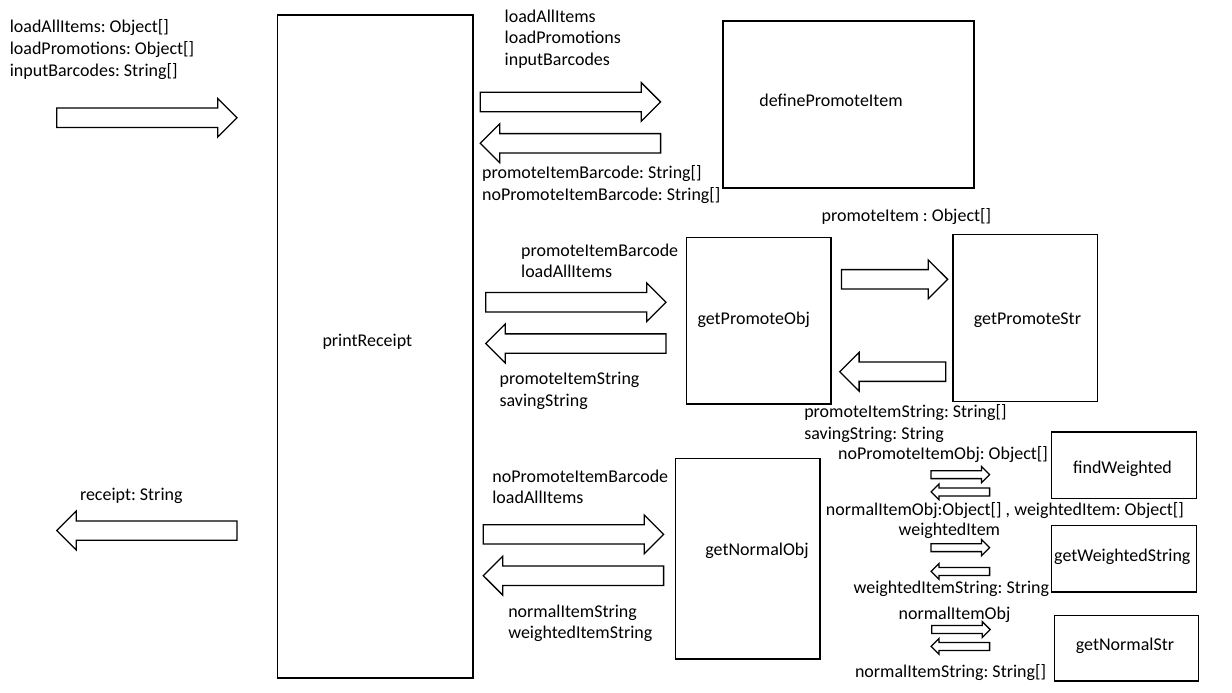
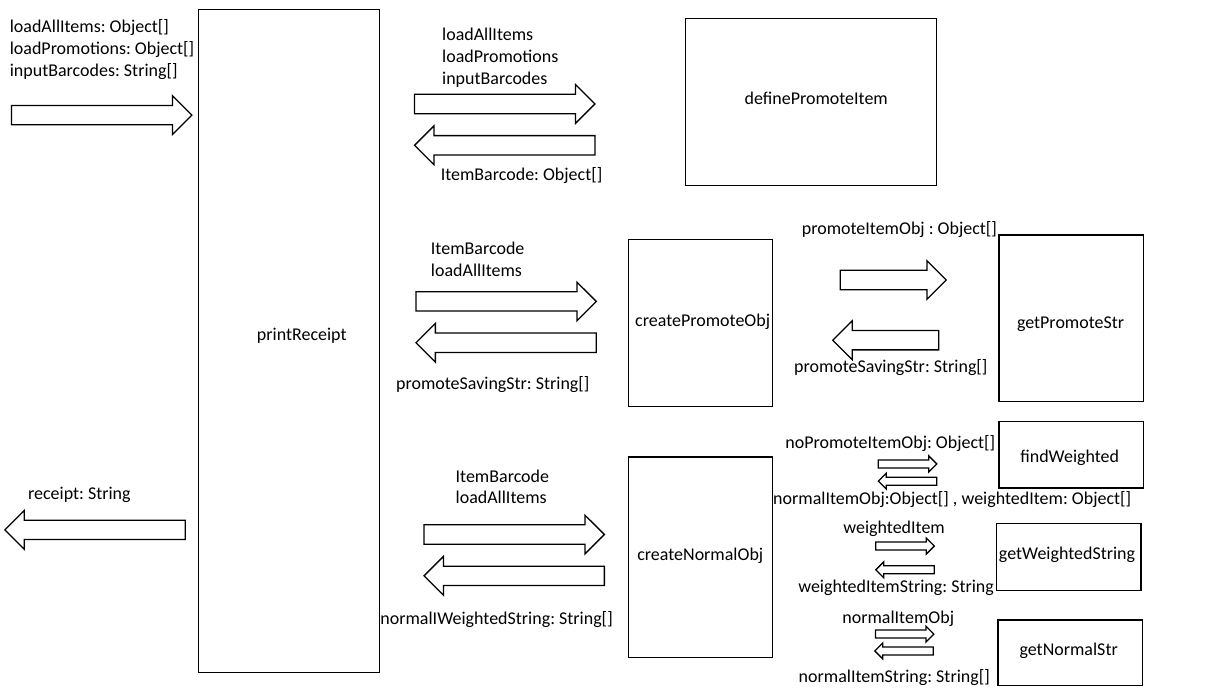
Before and after one commit to rexlo317/printReceipt, a slide deck: slide 1 of Presentation1.pptx. Drawn at 1232x693 pixels with LibreOffice and Linux fonts; fonts in the diff are those of the drawing. Boxes give left, top, right and bottom in pixels: in the first picture for what was removed or moved away, otherwise in the second. Text is boxed around its words. In the diff, an @@ line names an element or a change of style, - is before the commit and + after.

```diff
--- a/Presentation1.pptx
+++ b/Presentation1.pptx
@@ rectangle: place and size @@
-rectangle at [277,15,473,678]
+rectangle at [199,9,379,673]
@@ text "loadAllItems": place and size @@
-text "loadAllItems" at [505,9,621,68]
+text "loadAllItems" at [442,27,558,87]
@@ rectangle: place and size @@
-rectangle at [724,21,975,189]
+rectangle at [686,18,937,186]
@@ right arrow: place and size @@
-right arrow at [481,82,661,121]
+right arrow at [415,85,595,124]
@@ text "definePromoteItem": place and size @@
-text "definePromoteItem" at [759,93,902,106]
+text "definePromoteItem" at [745,91,888,104]
@@ right arrow: place and size @@
-right arrow at [56,98,237,137]
+right arrow at [12,96,192,135]
@@ right arrow: place and size @@
-right arrow at [481,124,661,163]
+right arrow at [415,126,595,165]
@@ text at [441,167,602,183]: text changed @@
-promoteItemBarcode: String[]
-noPromoteItemBarcode: String[]
+ItemBarcode: Object[]
@@ text "ItemBarcode": place and size @@
-text "ItemBarcode" at [521,243,678,277]
+text "ItemBarcode" at [431,241,524,276]
@@ 2 right arrows, 1 rectangle: place and size @@
-2 right arrows, 1 rectangle at [483,238,831,595]
+2 right arrows, 1 rectangle at [424,239,773,595]
@@ text at [802,221,997,237]: text changed @@
-promoteItem : Object[]
+promoteItemObj : Object[]
@@ rectangle: place and size @@
-rectangle at [954,235,1098,402]
+rectangle at [999,235,1143,402]
@@ text at [431,241,524,254]: text changed @@
-promoteItemBarcode
+ItemBarcode
@@ right arrow: place and size @@
-right arrow at [486,283,666,322]
+right arrow at [416,282,596,321]
@@ text "printReceipt": place and size @@
-text "printReceipt" at [323,333,413,349]
+text "printReceipt" at [257,327,347,343]
@@ right arrow: place and size @@
-right arrow at [486,324,666,363]
+right arrow at [416,323,596,362]
@@ text at [635,313,770,329]: text changed @@
-getPromoteObj
+createPromoteObj
@@ right arrow: place and size @@
-right arrow at [840,352,946,391]
+right arrow at [833,321,939,360]
@@ text "getPromoteStr": place and size @@
-text "getPromoteStr" at [974,312,1081,327]
+text "getPromoteStr" at [1017,316,1124,331]
@@ text at [794,357,988,375]: text changed @@
-promoteItemString: String[]
-savingString: String
+promoteSavingStr: String[]
@@ text added at [396,376,590,392], 14 pt, text #000000 @@
+promoteSavingStr: String[]
@@ text removed at [500,371,640,409] @@
-promoteItemString
-savingString
@@ 3 texts, 2 right arrows, 1 rectangle: place and size @@
-3 texts, 2 right arrows, 1 rectangle at [826,433,1196,518]
+3 texts, 2 right arrows, 1 rectangle at [773,421,1143,507]
@@ text "ItemBarcode": place and size @@
-text "ItemBarcode" at [492,469,668,503]
+text "ItemBarcode" at [456,469,549,503]
@@ text at [456,469,549,482]: text changed @@
-noPromoteItemBarcode
+ItemBarcode
@@ 1 text, 1 rectangle, 1 right arrow: place and size @@
-1 text, 1 rectangle, 1 right arrow at [56,458,820,659]
+1 text, 1 rectangle, 1 right arrow at [5,457,773,658]
@@ 3 texts, 2 right arrows, 1 rectangle: place and size @@
-3 texts, 2 right arrows, 1 rectangle at [854,522,1196,596]
+3 texts, 2 right arrows, 1 rectangle at [798,520,1141,595]
@@ text at [637,547,763,563]: text changed @@
-getNormalObj
+createNormalObj
@@ text at [380,611,613,627]: text changed @@
-normalItemString
-weightedItemString
+normalIWeightedString: String[]
@@ 3 texts, 2 right arrows, 1 rectangle: place and size @@
-3 texts, 2 right arrows, 1 rectangle at [855,606,1199,681]
+3 texts, 2 right arrows, 1 rectangle at [799,610,1142,686]
```
Also in this commit, not shown: 1 slide added, 3 other files.
